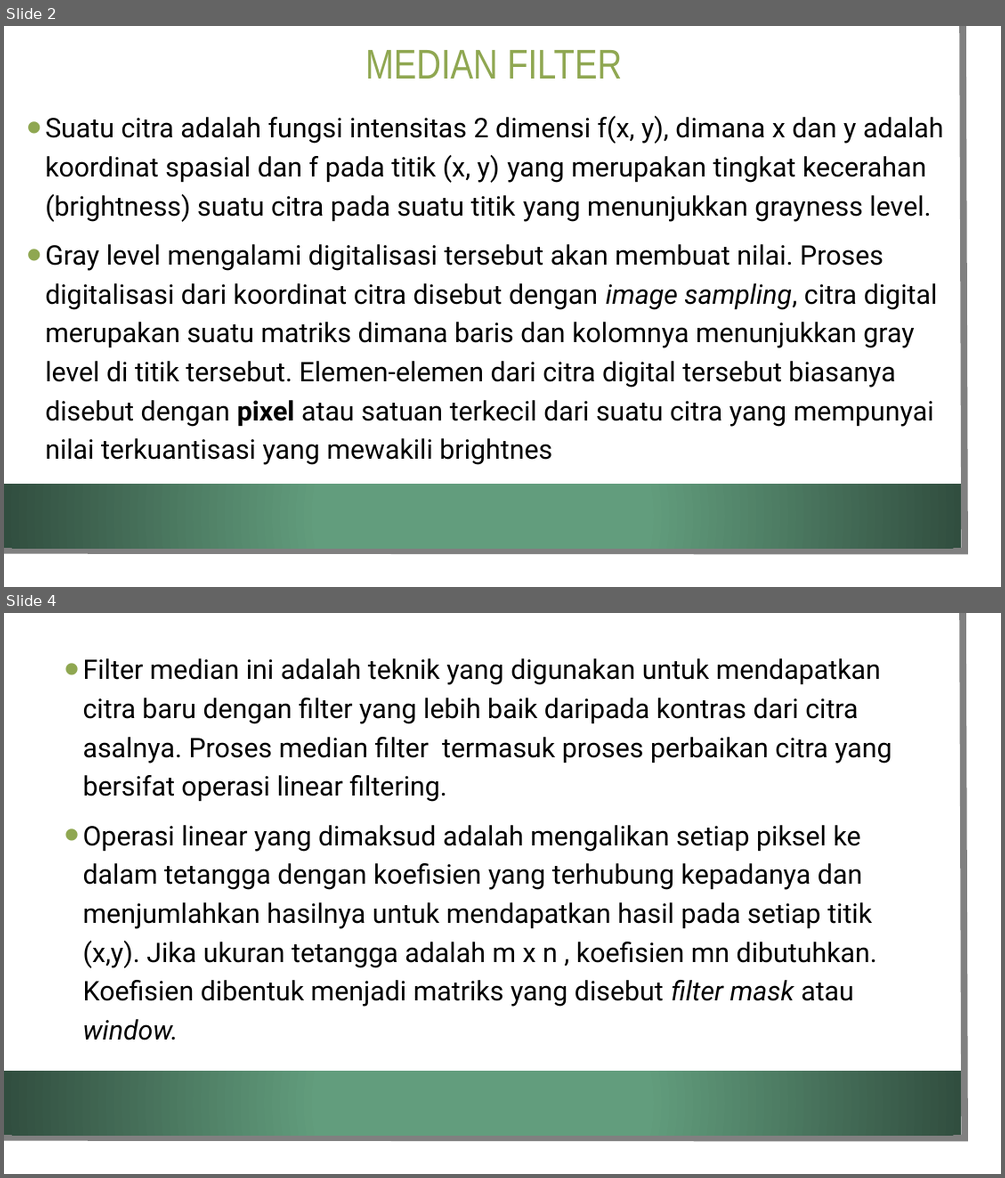
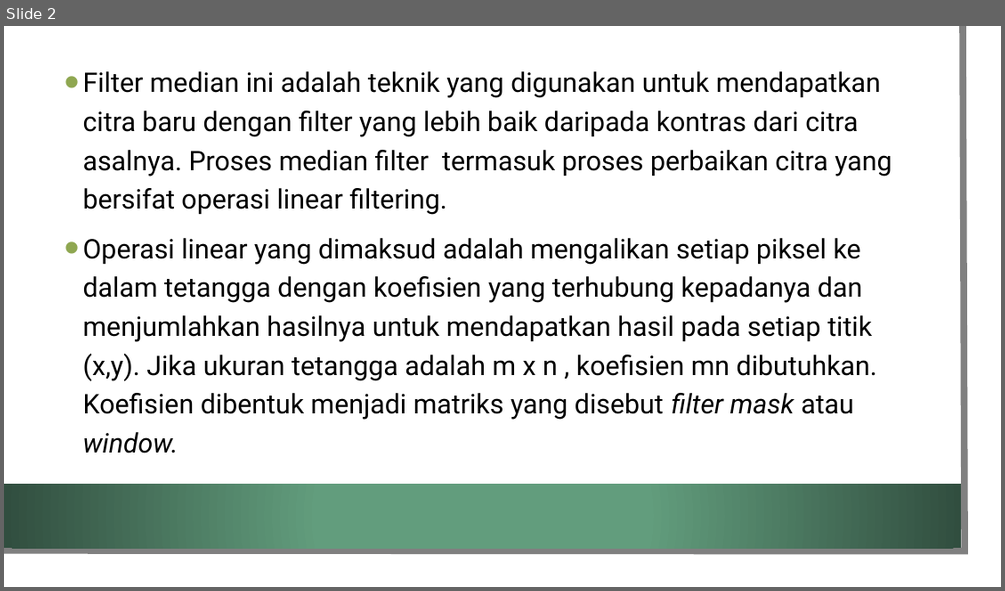
Before and after one commit to putritta06/my_repository, a slide deck: PEMROSESAN_CITRA_DIGITAL/KEL 7_MEDIAN FILTER IMAGE PROCESSING.pptx. Shown one above the other, each under a label of ours: slides 2 and 4 before the commit, slide 2 after it; the slides between them are not shown. The pictures are 1005x1178 and 1005x591 pixels, drawn with LibreOffice and Linux fonts; fonts in the diff are those of the drawing; background and template pictures are left out. Boxes give left, top, right and bottom in pixels: in the first picture for what was removed or moved away, otherwise in the second. Text is boxed around its words. In the diff, an @@ line names an element or a change of style, - is before the commit and + after.

```diff
--- a/PEMROSESAN_CITRA_DIGITAL/KEL 7_MEDIAN FILTER IMAGE PROCESSING.pptx
+++ b/PEMROSESAN_CITRA_DIGITAL/KEL 7_MEDIAN FILTER IMAGE PROCESSING.pptx
@@ slide 2 removed at <box>4,26,1001,587</box>, background picture (left out); not listed: 3 template elements that a slide beside it also shows @@
@@ title removed at <box>365,50,622,79</box> @@
-MEDIAN FILTER
@@ text removed at <box>45,116,944,465</box> @@
-• Suatu citra adalah fungsi intensitas 2 dimensi f(x, y), dimana x dan y adalah koordinat spasial dan f pada titik (x, y) yang merupakan tingkat kecerahan (brightness) suatu citra pada suatu titik yang menunjukkan grayness level.
-• Gray level mengalami digitalisasi tersebut akan membuat nilai. Proses digitalisasi dari koordinat citra disebut dengan image sampling, citra digital merupakan suatu matriks dimana baris dan kolomnya menunjukkan gray level di titik tersebut. Elemen-elemen dari citra digital tersebut biasanya disebut dengan pixel atau satuan terkecil dari suatu citra yang mempunyai nilai terkuantisasi yang mewakili brightnes
@@ what was slide 4 is now slide 2 @@
```
Also in this commit, not shown: 4 slides added, 2 other slides removed, 8 other files.
